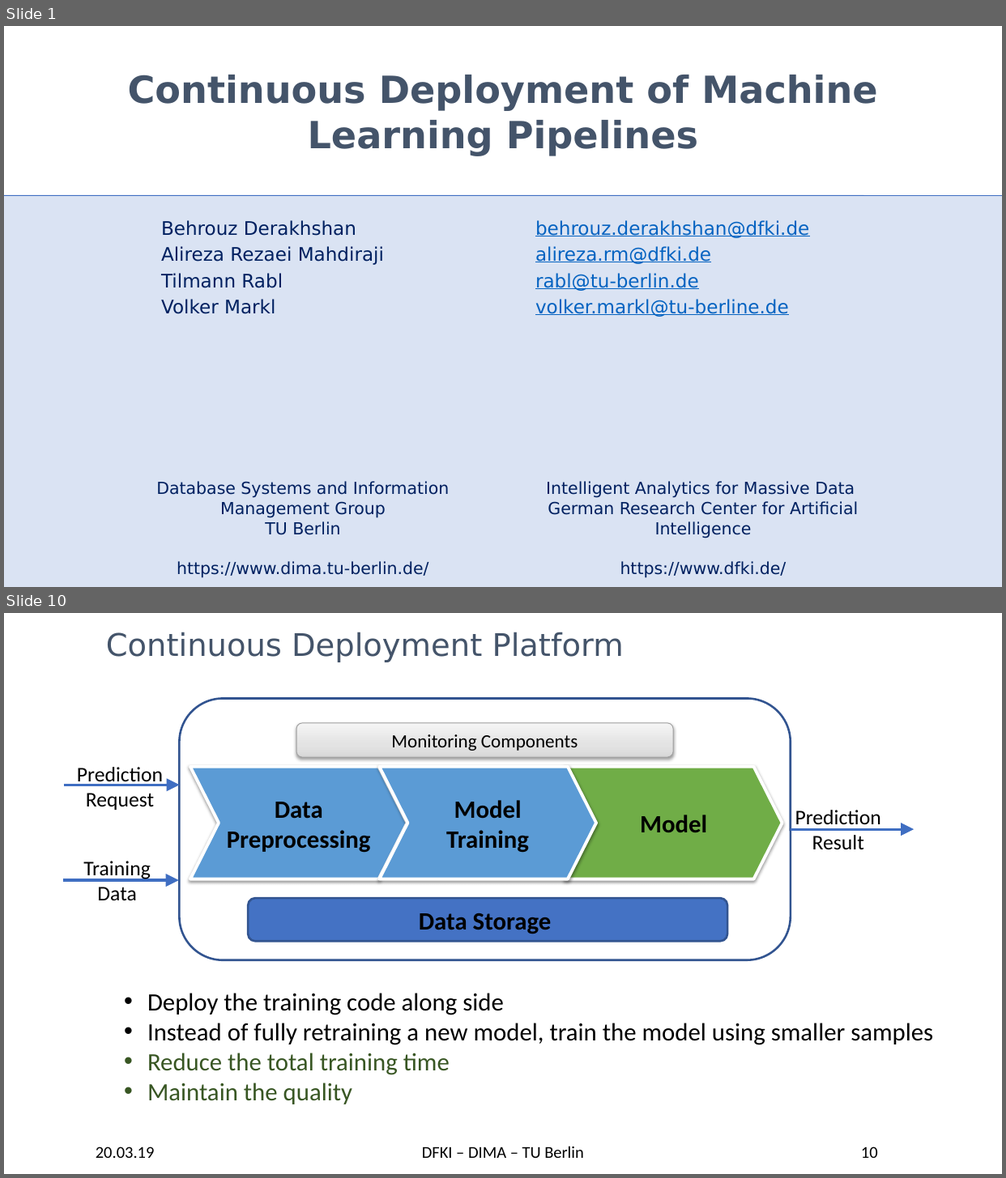
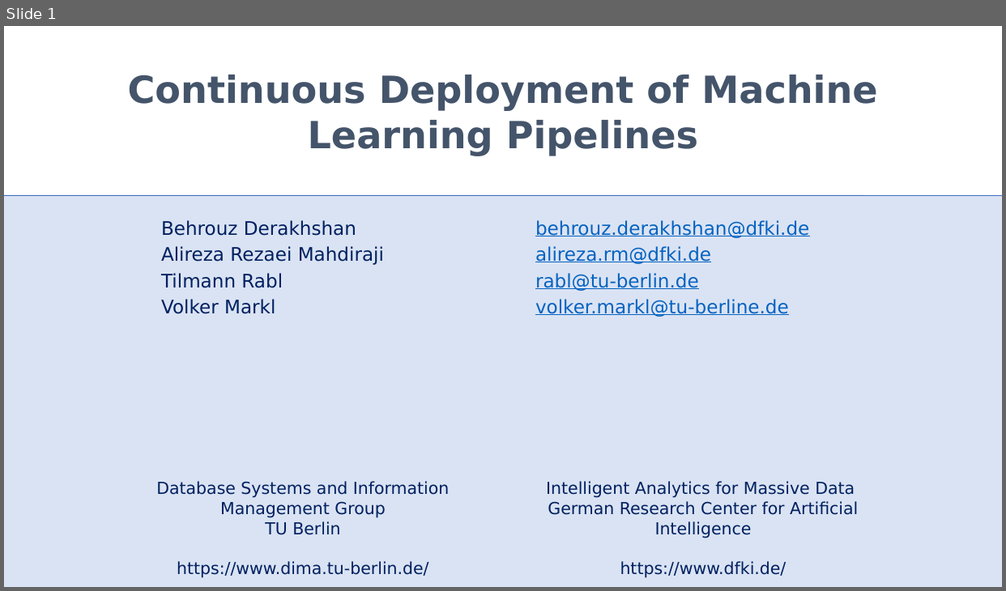
Before and after one commit to TU-Berlin-DIMA/continuous-pipeline-deployment, a slide deck: slides/edbt-2019/edbt-2019.pptx. Shown one above the other, each under a label of ours: slides 1 and 10 before the commit, slide 1 after it; the slides between them are not shown. The pictures are 1006x1178 and 1006x591 pixels, drawn with LibreOffice and Linux fonts; fonts in the diff are those of the drawing; background and template pictures are left out. Boxes give left, top, right and bottom in pixels: in the first picture for what was removed or moved away, otherwise in the second. Text is boxed around its words. In the diff, an @@ line names an element or a change of style, - is before the commit and + after.

```diff
--- a/slides/edbt-2019/edbt-2019.pptx
+++ b/slides/edbt-2019/edbt-2019.pptx
@@ slide 10 removed at bbox=[4, 613, 1002, 1174], background picture (left out) @@
@@ title removed at bbox=[106, 632, 624, 662] @@
-Continuous Deployment Platform
@@ rounded rectangle removed at bbox=[179, 698, 790, 960] @@
@@ rounded rectangle removed at bbox=[296, 723, 673, 757] @@
-Monitoring Components
@@ text removed at bbox=[77, 767, 163, 810] @@
-Prediction
-Request
@@ chevron removed at bbox=[190, 766, 407, 879] @@
-Data Preprocessing
@@ chevron removed at bbox=[379, 766, 596, 879] @@
-Model Training
@@ chevron removed at bbox=[565, 766, 782, 879] @@
-Model
@@ arrow removed from (64, 786) to (179, 786) @@
@@ arrow removed from (791, 829) to (914, 829) @@
@@ text removed at bbox=[795, 810, 881, 850] @@
-Prediction
-Result
@@ text removed at bbox=[83, 861, 150, 901] @@
-Training
-Data
@@ arrow removed from (63, 880) to (178, 880) @@
@@ rounded rectangle removed at bbox=[248, 898, 728, 942] @@
-Data Storage
@@ text removed at bbox=[147, 993, 933, 1105] @@
-• Deploy the training code along side
-• Instead of fully retraining a new model, train the model using smaller samples
-• Reduce the total training time
-• Maintain the quality
@@ text removed at bbox=[96, 1147, 155, 1158] @@
-20.03.19
@@ text removed at bbox=[422, 1146, 584, 1158] @@
-DFKI – DIMA – TU Berlin
@@ page number removed at bbox=[861, 1147, 878, 1158] @@
-10
```
Also in this commit, not shown: 17 slides changed, 12 slides added, 17 other slides removed, 24 other files.
